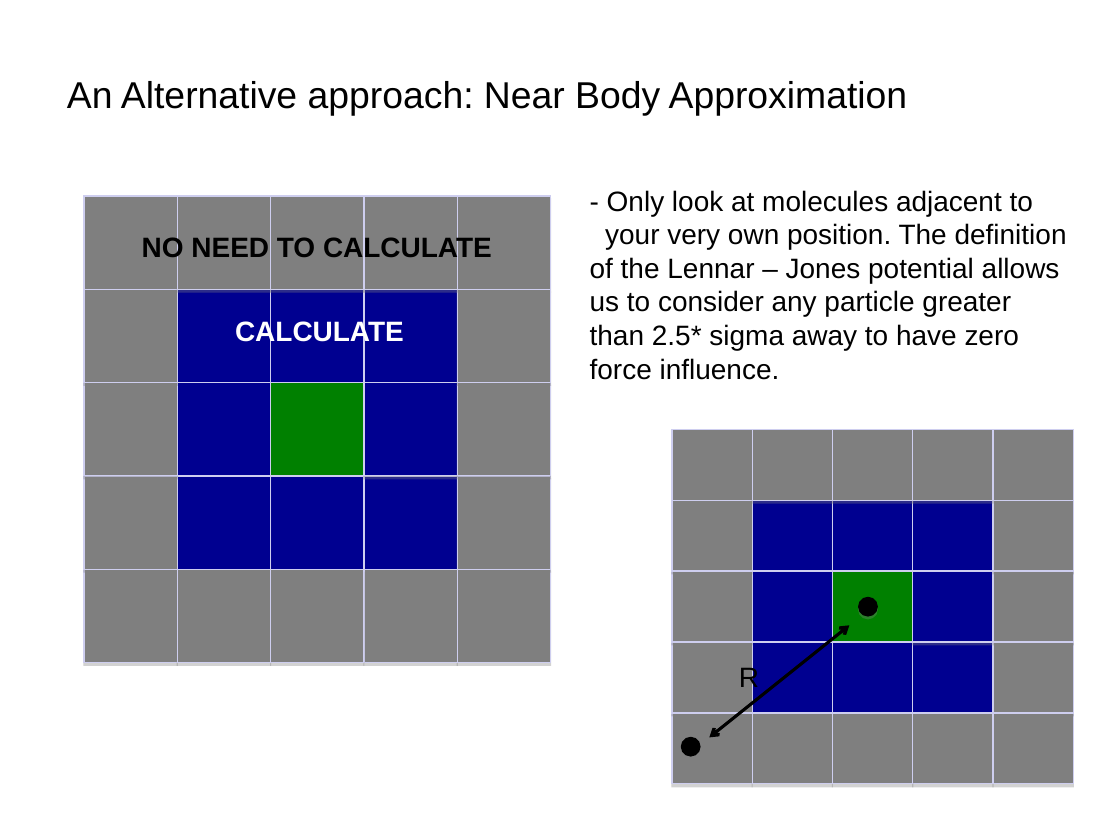
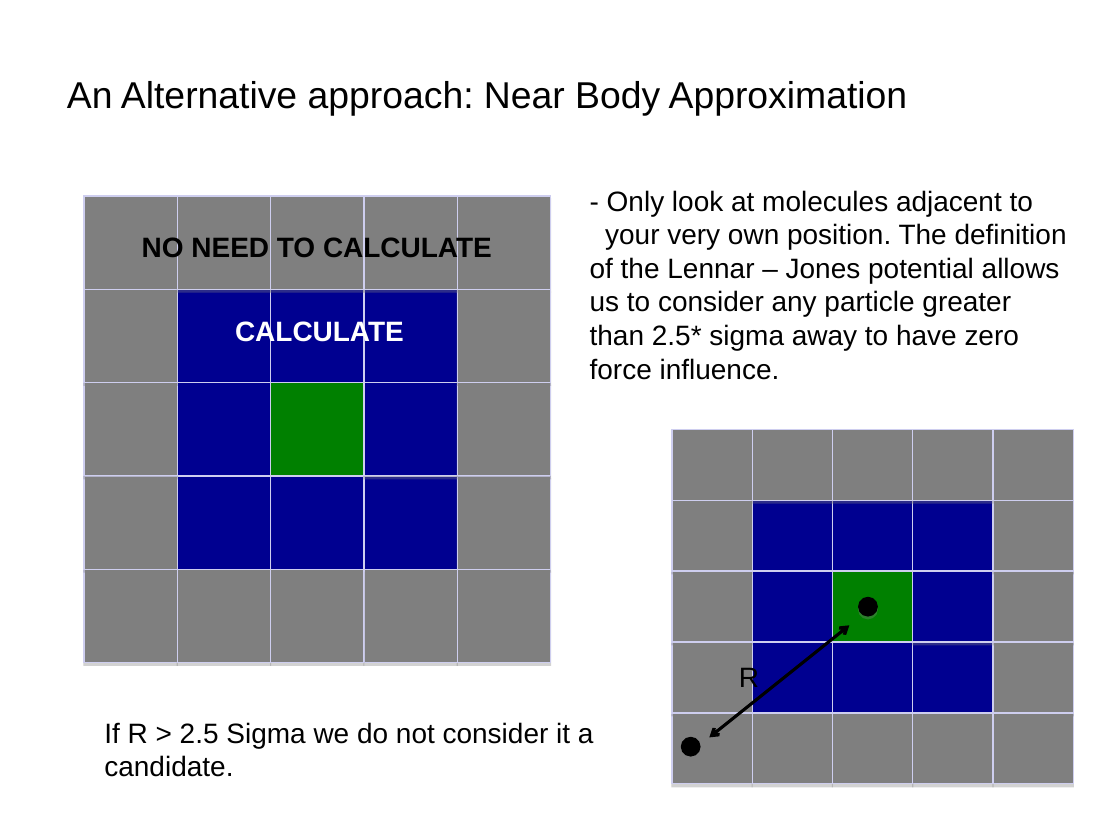
Before and after one commit to ibablewski/project, a slide deck: slide 17 of powerpoint/527Project.ppt (slide 16 before the commit). Drawn at 1120x840 pixels with LibreOffice and Linux fonts; fonts in the diff are those of the drawing. Boxes give left, top, right and bottom in pixels: in the first picture for what was removed or moved away, otherwise in the second. Text is boxed around its words. In the diff, an @@ line names an element or a change of style, - is before the commit and + after.

```diff
--- a/powerpoint/527Project.ppt
+++ b/powerpoint/527Project.ppt
@@ text added at (104,722,594,777), 18 pt, text #000000 @@
+If R > 2.5 Sigma we do not consider it a
+candidate.
```
Also in this commit, not shown: 2 other slides changed, 9 slides added, 18 other files.
